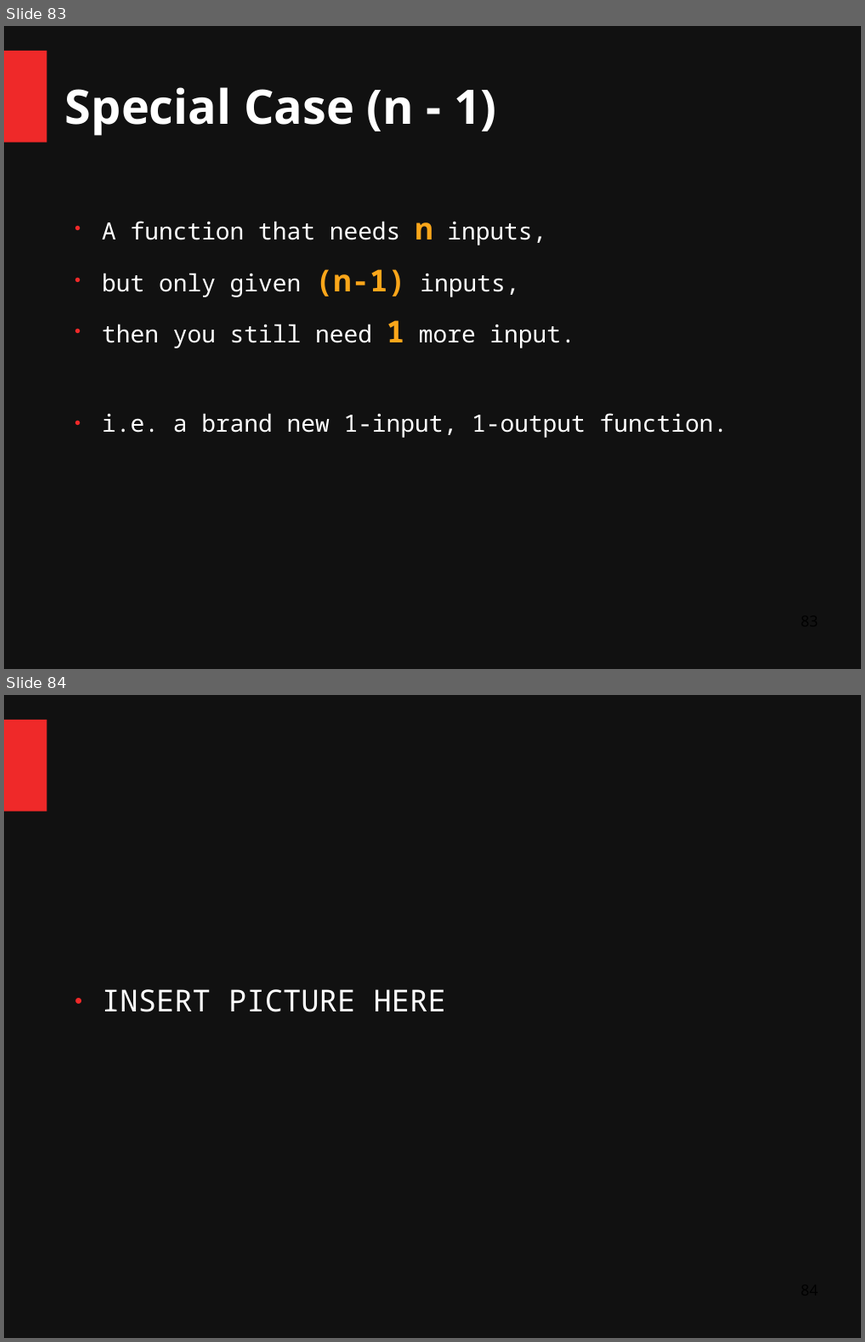
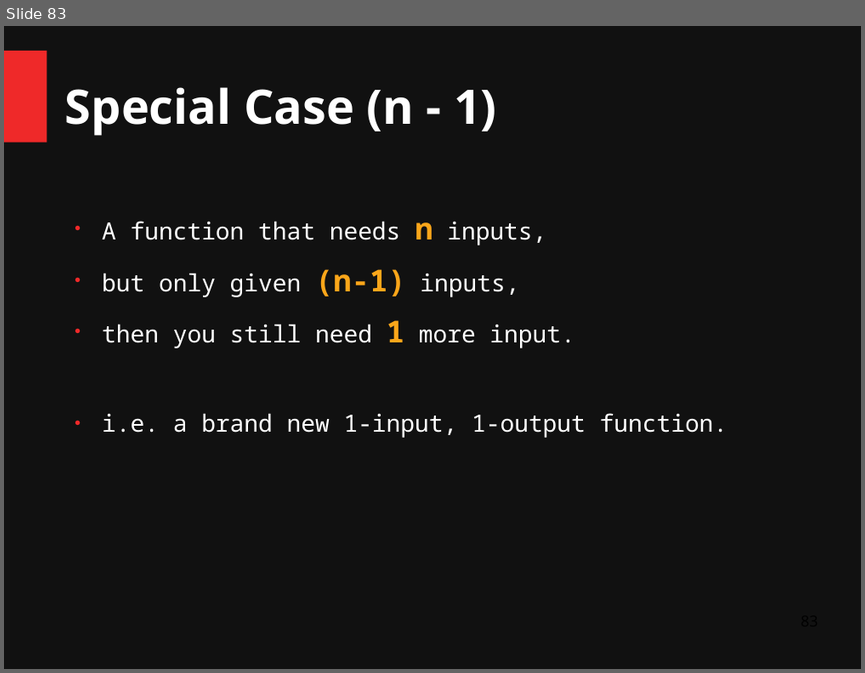
Before and after one commit to ChangHaiBin/FSharpPowerPoint, a slide deck: FSharp Talk Dark3.odp. Shown one above the other, each under a label of ours: slides 83 and 84 before the commit, slide 83 after it. The pictures are 865x1342 and 865x673 pixels, drawn with LibreOffice and Linux fonts; fonts in the diff are those of the drawing. Boxes give left, top, right and bottom in pixels: in the first picture for what was removed or moved away, otherwise in the second. Text is boxed around its words. In the diff, an @@ line names an element or a change of style, - is before the commit and + after.

Commit message:
4-input picture

```diff
--- a/FSharp Talk Dark3.odp
+++ b/FSharp Talk Dark3.odp
@@ slide 84 removed at (x1=4, y1=695, x2=861, y2=1338), background #111111; not listed: 1 template element that a slide beside it also shows @@
@@ text removed at (x1=102, y1=989, x2=446, y2=1012) @@
-● INSERT PICTURE HERE
```
Also in this commit, not shown: 3 slides added, 4 other files.
